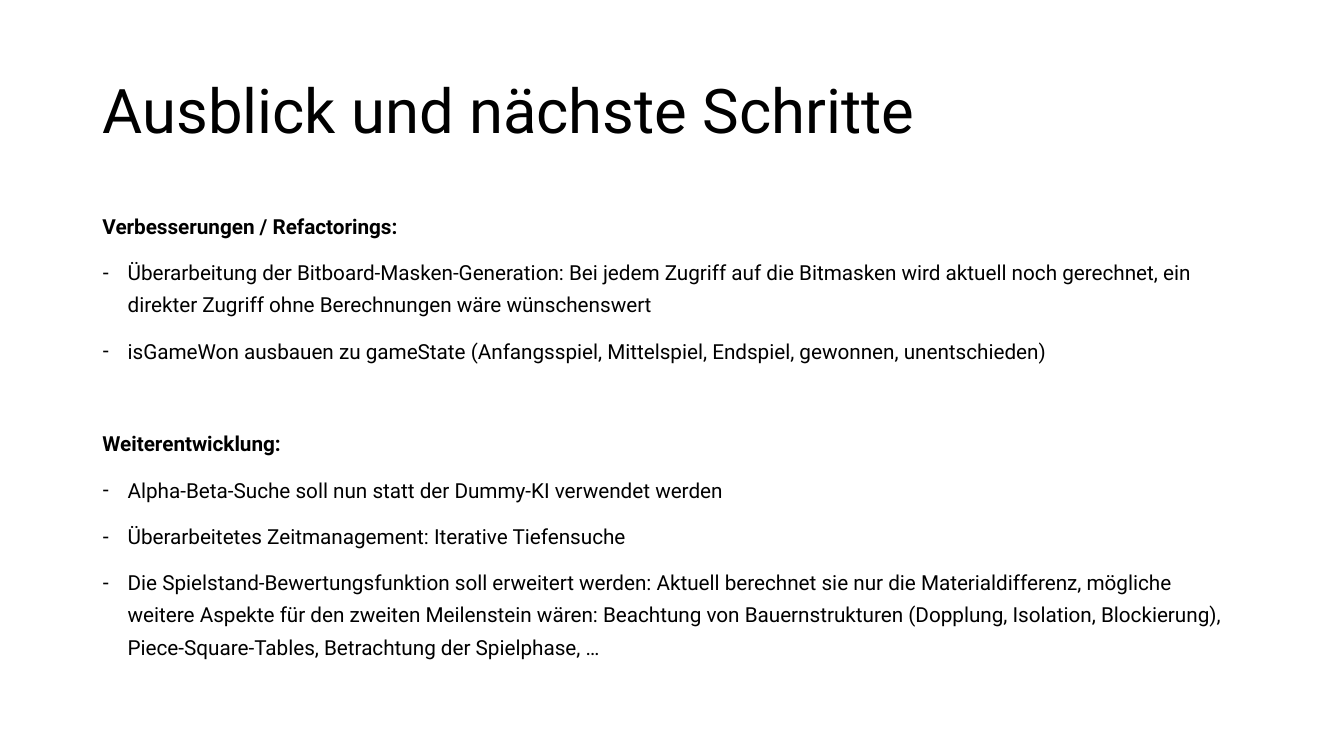
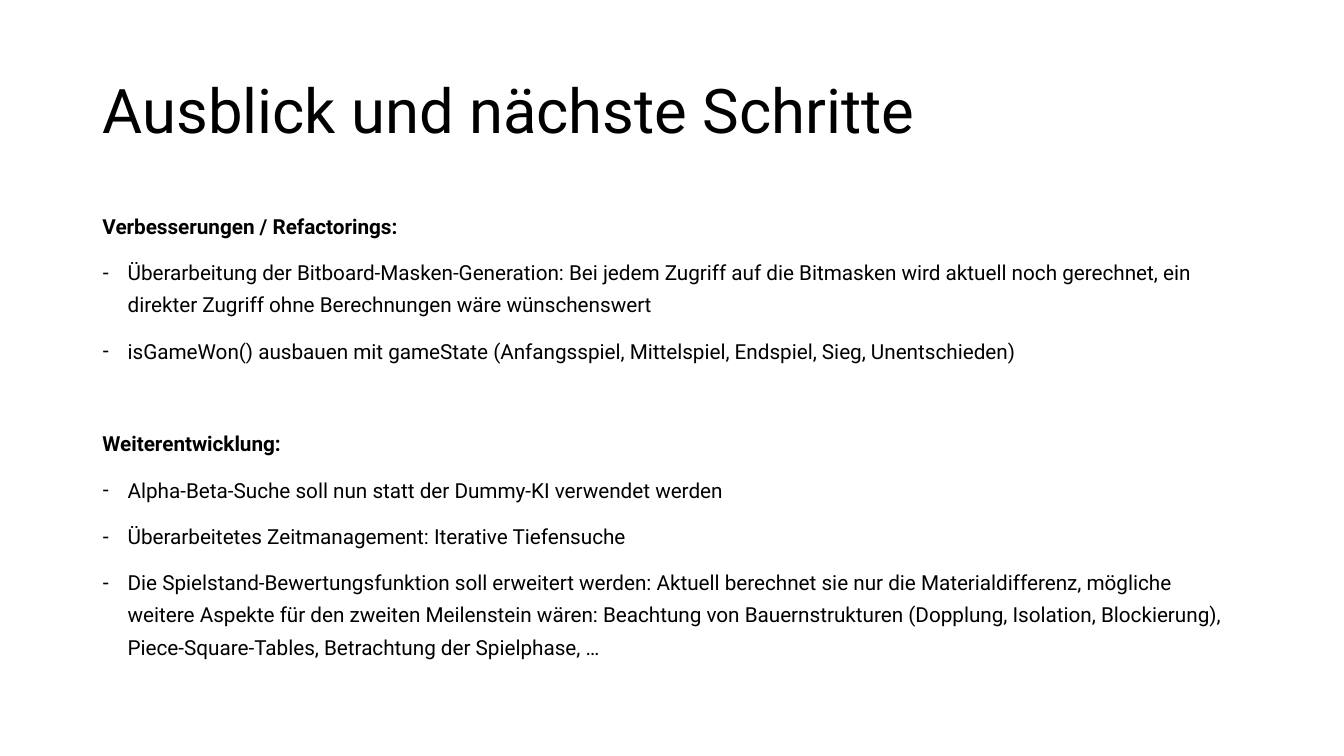
Before and after one commit to patrickzda/chess_engine, a slide deck: slide 7 of PJ_KI_MST1.pptx. Drawn at 1344x756 pixels with LibreOffice and Linux fonts; fonts in the diff are those of the drawing. Boxes give left, top, right and bottom in pixels: in the first picture for what was removed or moved away, otherwise in the second. Text is boxed around its words. In the diff, an @@ line names an element or a change of style, - is before the commit and + after.

```diff
--- a/PJ_KI_MST1.pptx
+++ b/PJ_KI_MST1.pptx
@@ text at <box>128,342,1015,364</box>: text changed @@
-– isGameWon ausbauen zu gameState (Anfangsspiel, Mittelspiel, Endspiel, gewonnen, unentschieden)
+– isGameWon() ausbauen mit gameState (Anfangsspiel, Mittelspiel, Endspiel, Sieg, Unentschieden)
```
Also in this commit, not shown: 1 other slide changed, 1 slide added.
